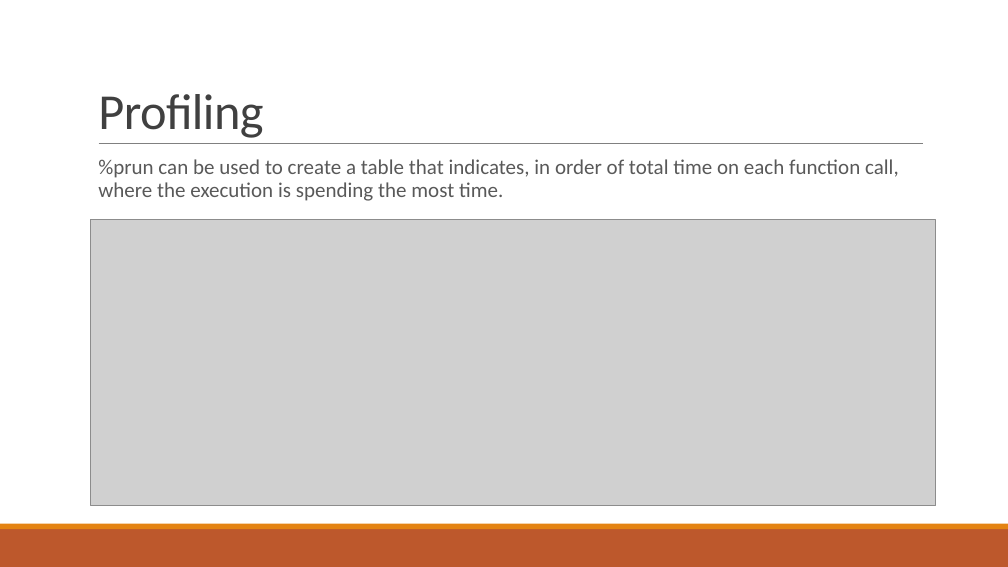
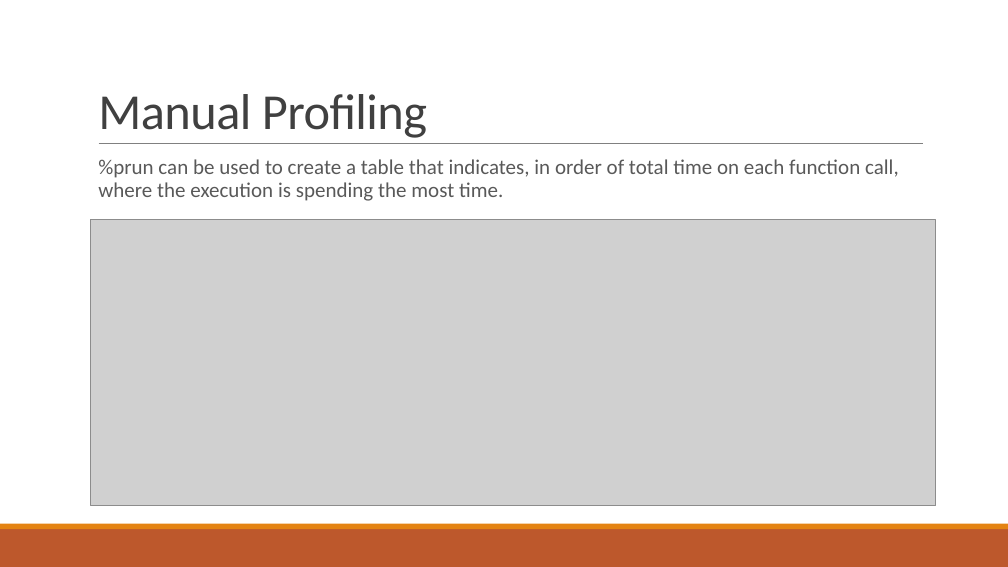
Before and after one commit to spolo96/aapp-retiming_project, a slide deck: slide 18 of Retiming10670388_ProjectPresentation.pptx (slide 15 before the commit). Drawn at 1008x567 pixels with LibreOffice and Linux fonts; fonts in the diff are those of the drawing; grey boxes stand for pictures. Boxes give left, top, right and bottom in pixels: in the first picture for what was removed or moved away, otherwise in the second. Text is boxed around its words. In the diff, an @@ line names an element or a change of style, - is before the commit and + after.

```diff
--- a/Retiming10670388_ProjectPresentation.pptx
+++ b/Retiming10670388_ProjectPresentation.pptx
@@ title at [98,94,427,138]: text changed @@
-Profiling
+Manual Profiling
```
Also in this commit, not shown: 3 other slides changed, 3 slides added.
